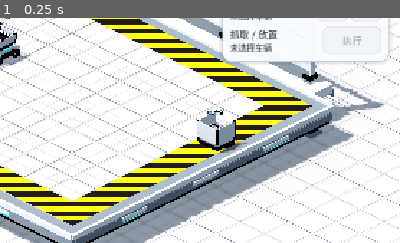
Above: before the commit, frame 1.
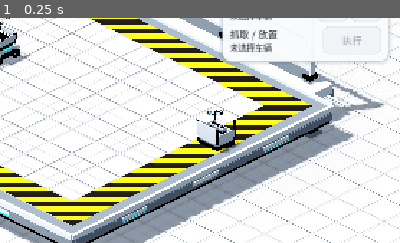
Above: after the commit, the same moment.

Repository: Ri0n72Y/automata
Game: Godot game, scene res://scenes/scene_01/scene_01_basic_packing.tscn
The game is run twice, just before and just after one commit, with the same random seed, the same clock (stepped at 60 frames per second) and the same inputs.
Inputs:
- Up to frame 1 (0.25 s): no input
The pictures show only the part of the screen within x 50-100%, y 38-88%; the shares and areas given below are measured in that part.

The runs differ from the first frame. In frame 1, 0.3% of the frame differs, in the area x 49-62%, y 41-59%.

Commit message:
refine(scene-01): open receiver walls for cargo readability

Diff:
--- a/scenes/scene_01/objects/standard_box.tscn
+++ b/scenes/scene_01/objects/standard_box.tscn
@@ -55,20 +55,20 @@
 material_override = ExtResource("5_dark")
 
 [node name="WallLeft" type="MeshInstance3D" parent="VisualRoot"]
-position = Vector3(-0.405, 0.46, 0)
-scale = Vector3(0.055, 0.5, 0.72)
+position = Vector3(-0.405, 0.34, 0)
+scale = Vector3(0.055, 0.26, 0.72)
 mesh = ExtResource("8_panel")
 material_override = ExtResource("4_white")
 
 [node name="WallRight" type="MeshInstance3D" parent="VisualRoot"]
-position = Vector3(0.405, 0.46, 0)
-scale = Vector3(0.055, 0.5, 0.72)
+position = Vector3(0.405, 0.34, 0)
+scale = Vector3(0.055, 0.26, 0.72)
 mesh = ExtResource("8_panel")
 material_override = ExtResource("4_white")
 
 [node name="WallFront" type="MeshInstance3D" parent="VisualRoot"]
-position = Vector3(0, 0.31, -0.365)
-scale = Vector3(0.76, 0.22, 0.055)
+position = Vector3(0, 0.28, -0.365)
+scale = Vector3(0.76, 0.16, 0.055)
 mesh = ExtResource("8_panel")
 material_override = ExtResource("4_white")
 
@@ -117,40 +117,40 @@
 unique_name_in_owner = true
 
 [node name="Slot01" parent="VisualRoot/CapacitySlots" instance=ExtResource("3_block")]
-position = Vector3(-0.28, 0.25, -0.18)
+position = Vector3(-0.28, 0.29, -0.18)
 scale = Vector3(0.42, 0.42, 0.42)
 
 [node name="Slot02" parent="VisualRoot/CapacitySlots" instance=ExtResource("3_block")]
-position = Vector3(-0.09, 0.25, -0.18)
+position = Vector3(-0.09, 0.29, -0.18)
 scale = Vector3(0.42, 0.42, 0.42)
 
 [node name="Slot03" parent="VisualRoot/CapacitySlots" instance=ExtResource("3_block")]
-position = Vector3(0.09, 0.25, -0.18)
+position = Vector3(0.09, 0.29, -0.18)
 scale = Vector3(0.42, 0.42, 0.42)
 
 [node name="Slot04" parent="VisualRoot/CapacitySlots" instance=ExtResource("3_block")]
 visible = false
-position = Vector3(0.28, 0.25, -0.18)
+position = Vector3(0.28, 0.29, -0.18)
 scale = Vector3(0.42, 0.42, 0.42)
 
 [node name="Slot05" parent="VisualRoot/CapacitySlots" instance=ExtResource("3_block")]
 visible = false
-position = Vector3(-0.28, 0.25, 0.18)
+position = Vector3(-0.28, 0.29, 0.18)
 scale = Vector3(0.42, 0.42, 0.42)
 
 [node name="Slot06" parent="VisualRoot/CapacitySlots" instance=ExtResource("3_block")]
 visible = false
-position = Vector3(-0.09, 0.25, 0.18)
+position = Vector3(-0.09, 0.29, 0.18)
 scale = Vector3(0.42, 0.42, 0.42)
 
 [node name="Slot07" parent="VisualRoot/CapacitySlots" instance=ExtResource("3_block")]
 visible = false
-position = Vector3(0.09, 0.25, 0.18)
+position = Vector3(0.09, 0.29, 0.18)
 scale = Vector3(0.42, 0.42, 0.42)
 
 [node name="Slot08" parent="VisualRoot/CapacitySlots" instance=ExtResource("3_block")]
 visible = false
-position = Vector3(0.28, 0.25, 0.18)
+position = Vector3(0.28, 0.29, 0.18)
 scale = Vector3(0.42, 0.42, 0.42)
 
 [node name="CapacityLabel" type="Label3D" parent="VisualRoot"]
